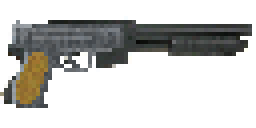
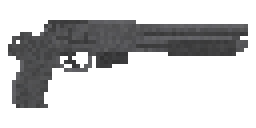
The second 256 x 128 image is a revision of the first. Changes to its layers:
hid "Layer 15", moved it above "Layer 17" over [0, 16, 252, 108]
added layer "Layer 17" above "Layer 20" over [8, 20, 248, 108]
hid "Layer 16", painted on it over [40, 28, 252, 108]
hid "Layer 14" over [12, 20, 124, 108]
hid "Layer 13" over [72, 16, 184, 72]
